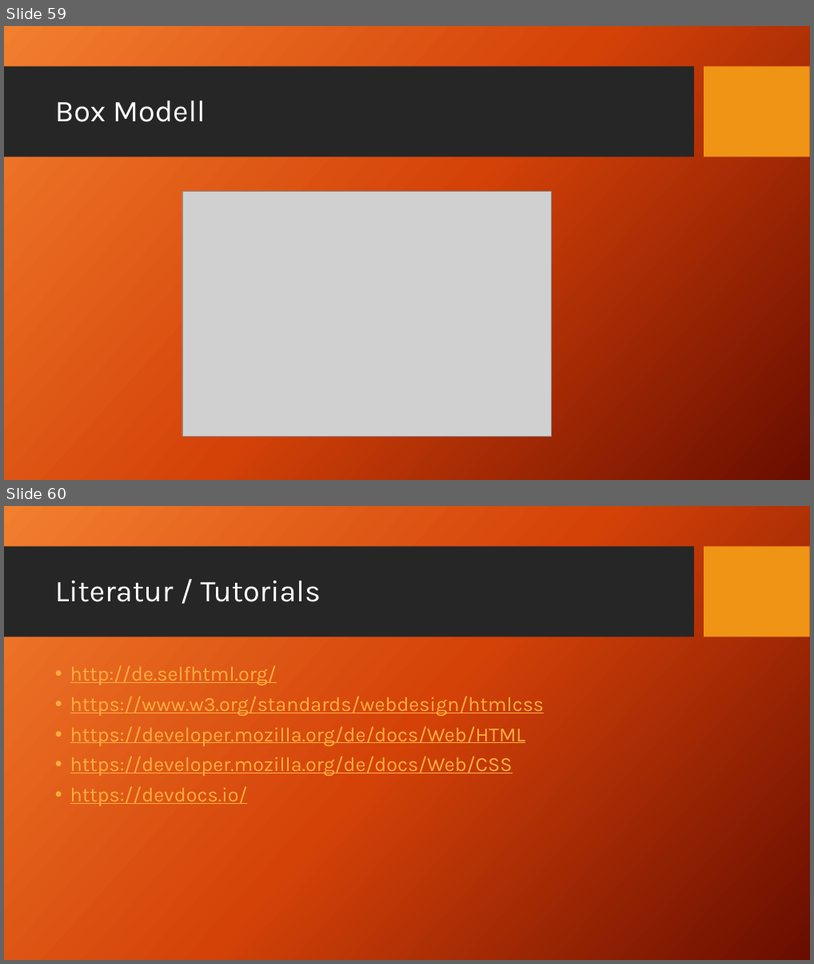
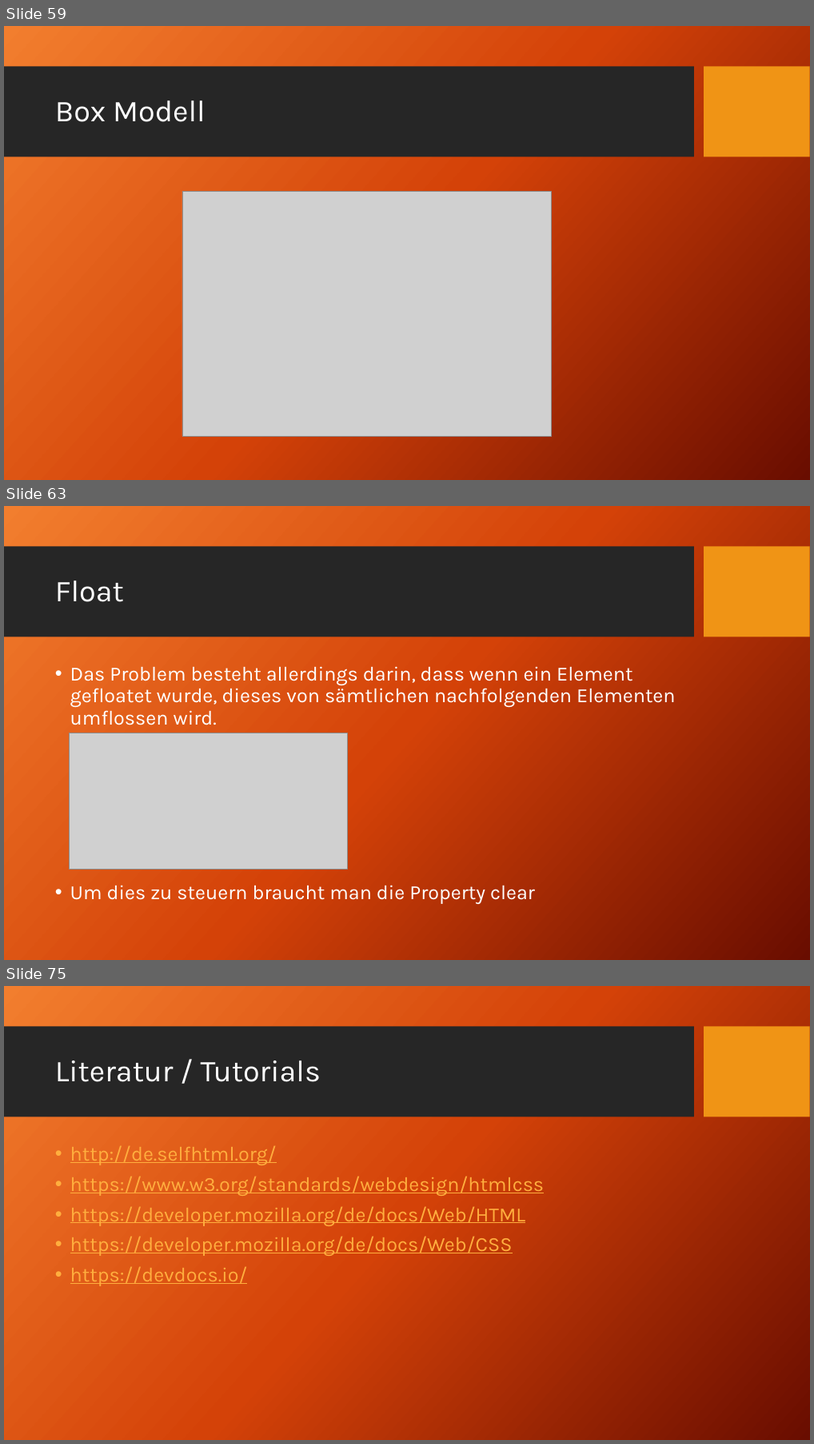
Before and after one commit to TomFrey/htmlCssBasicUebungen, a slide deck: html Schulung.pptx. Shown one above the other, each under a label of ours: slides 59 and 60 before the commit, slides 59, 63 and 75 after it; the slides between them are not shown. The pictures are 814x964 and 814x1444 pixels, drawn with LibreOffice and Linux fonts; fonts in the diff are those of the drawing; grey boxes stand for pictures; background and template pictures are left out. Boxes give left, top, right and bottom in pixels: in the first picture for what was removed or moved away, otherwise in the second. Text is boxed around its words. In the diff, an @@ line names an element or a change of style, - is before the commit and + after.

Commit message:
css float zur PowerPoint Präsentation hinzugefügt.

```diff
--- a/html Schulung.pptx
+++ b/html Schulung.pptx
@@ slide 63 added at (x1=4, y1=506, x2=810, y2=960), background picture (left out); not listed: 2 template elements that a slide beside it also shows @@
@@ title added at (x1=55, y1=580, x2=124, y2=602), 36 pt, text #FFFFFF @@
+Float
@@ text added at (x1=70, y1=666, x2=675, y2=904), 24 pt, text #FFFFFF @@
+• Das Problem besteht allerdings darin, dass wenn ein Element gefloatet wurde, dieses von sämtlichen nachfolgenden Elementen umflossen wird.
+• Um dies zu steuern braucht man die Property clear
@@ picture added at (x1=70, y1=733, x2=348, y2=869) @@
@@ what was slide 60 is now slide 75 @@
```
Also in this commit, not shown: 14 other slides added.
